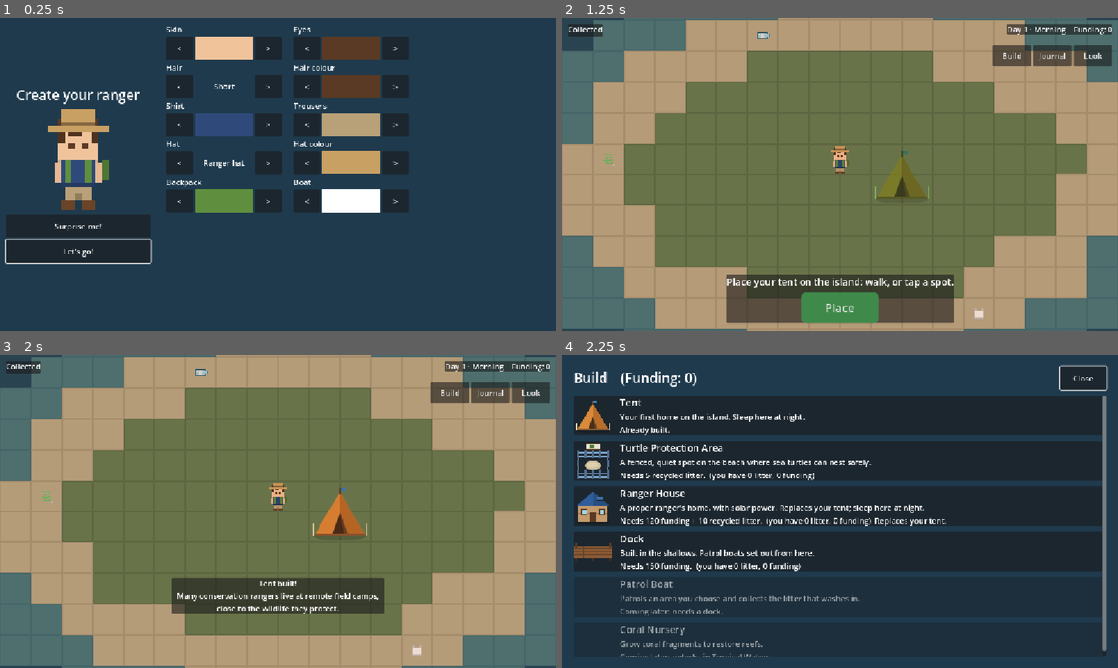
Above: before the commit, frames 1-4 (two rows, left to right).
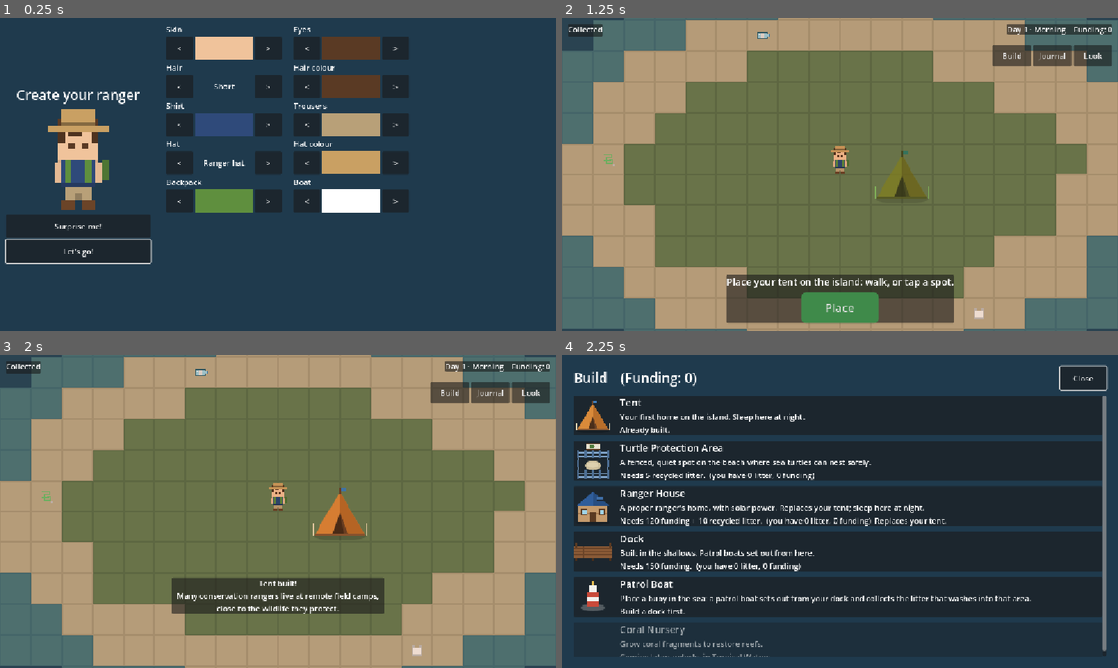
Above: after the commit, the same moments.

Repository: detronics-apps/ocean-haven
Game: Godot game, scene res://scenes/world/ocean_world.tscn
The game is run twice, just before and just after one commit, with the same random seed, the same clock (stepped at 60 frames per second) and the same inputs.
Inputs:
- Up to frame 1 (0.25 s): no input
- Up to frame 2 (1.25 s): click "Let's go!" at 0.5 s
- Up to frame 3 (2 s): click "Place" at 1.25 s
- Up to frame 4 (2.25 s): click "Build" at 2 s

Frames 1-3 are identical in both runs. In frame 4, 1.2% of the frame differs, in the area x 3-85%, y 71-84%.

Commit message:
Dock + patrol boat: automated litter collection
- Patrol Boat in the Build menu (needs a Dock, 100 funding): place a
  buoy in the sea; its boat cruises the area (faint circle, radius 160)
  and collects floating litter that washes in there — quietly, into
  the inventory — leaving beach litter and litter outside its area.
- It stays on the water: routes whose halfway point is land are skipped.
  (Starts at its buoy; sailing out from the dock needs route-finding.)
- Buildings can require another building and spawn a child scene.
- Inventory.add(announce=false) and Debris.collect() for quiet pickups.
- tests/test_patrol.gd.

Co-Authored-By: Claude Opus 5.5 <noreply@anthropic.com>

Diff:
--- /dev/null
+++ b/assets/boats/patrol_boat.svg
@@ -0,0 +1,9 @@
+<svg xmlns="http://www.w3.org/2000/svg" width="28" height="16" viewBox="0 0 28 16" shape-rendering="crispEdges">
+  <!-- Placeholder patrol boat, bow pointing right: white hull, blue stripe, cabin -->
+  <polygon points="1,5 21,5 27,9 21,14 3,14" fill="#2f4a7a"/>
+  <polygon points="2,6 20,6 25,9 20,13 4,13" fill="#f2f2ee"/>
+  <rect x="3" y="10" width="18" height="2" fill="#3f7fbf"/>
+  <rect x="8" y="2" width="8" height="5" fill="#d8dde2"/>
+  <rect x="12" y="3" width="3" height="2" fill="#9fd3e6"/>
+  <rect x="9" y="1" width="1" height="2" fill="#b04a3a"/>
+</svg>
--- /dev/null
+++ b/assets/buildings/patrol_buoy.svg
@@ -0,0 +1,8 @@
+<svg xmlns="http://www.w3.org/2000/svg" width="32" height="32" viewBox="0 0 32 32" shape-rendering="crispEdges">
+  <!-- Placeholder patrol-area buoy: red and white, with a small light -->
+  <ellipse cx="16" cy="25" rx="10" ry="3" fill="#ffffff" fill-opacity="0.25"/>
+  <rect x="11" y="12" width="10" height="12" fill="#c94a3a"/>
+  <rect x="11" y="16" width="10" height="3" fill="#f2f2ee"/>
+  <rect x="13" y="6" width="6" height="6" fill="#f2f2ee"/>
+  <rect x="15" y="3" width="2" height="3" fill="#e8c050"/>
+</svg>
--- a/data/buildings/patrol_boat.tres
+++ b/data/buildings/patrol_boat.tres
@@ -1,13 +1,19 @@
 [gd_resource type="Resource" script_class="BuildingData" format=3]
 
 [ext_resource type="Script" path="res://scripts/buildings/building_data.gd" id="1_h2gec"]
+[ext_resource type="PackedScene" path="res://scenes/player/patrol_boat.tscn" id="2_1sabf"]
+[ext_resource type="Texture2D" path="res://assets/buildings/patrol_buoy.svg" id="3_1iptj"]
 
 [resource]
 script = ExtResource("1_h2gec")
 id = &"patrol_boat"
 display_name = "Patrol Boat"
-description = "Patrols an area you choose and collects the litter that washes in."
+description = "Place a buoy in the sea: a patrol boat sets out from your dock and collects the litter that washes into that area."
 order = 4
-terrain = PackedStringArray("water")
-locked = true
-unlock_hint = "needs a dock."
+texture = ExtResource("3_1iptj")
+size = Vector2i(1, 1)
+terrain = PackedStringArray("", "water")
+cost_funding = 100
+requires = &"dock"
+spawns = ExtResource("2_1sabf")
+fact = "Stopping litter before it breaks into tiny pieces is far easier than cleaning up microplastics later."
--- /dev/null
+++ b/scenes/player/patrol_boat.tscn
@@ -0,0 +1,11 @@
+[gd_scene format=3]
+
+[ext_resource type="Script" path="res://scripts/player/patrol_boat.gd" id="1_ora4j"]
+[ext_resource type="Texture2D" path="res://assets/boats/patrol_boat.svg" id="2_y7trn"]
+
+[node name="PatrolBoat" type="Node2D" unique_id=576313202]
+script = ExtResource("1_ora4j")
+
+[node name="Hull" type="Sprite2D" parent="." unique_id=828097290]
+z_index = 5
+texture = ExtResource("2_y7trn")
--- a/scripts/buildings/build_mode.gd
+++ b/scripts/buildings/build_mode.gd
@@ -65,7 +65,17 @@
 	for other: Building in get_tree().get_nodes_in_group("buildings"):
 		if other.rect().intersects(footprint) and other.data.id != data.replaces:
 			return false
-	return _free or can_afford(data)
+	return has_requirement(data) and (_free or can_afford(data))
+
+
+## Whether whatever `data` depends on (e.g. a dock) has been built.
+func has_requirement(data: BuildingData) -> bool:
+	if data.requires == &"":
+		return true
+	for building: Building in get_tree().get_nodes_in_group("buildings"):
+		if building.data.id == data.requires:
+			return true
+	return false
 
 
 func can_afford(data: BuildingData) -> bool:
--- a/scripts/buildings/building.gd
+++ b/scripts/buildings/building.gd
@@ -18,6 +18,8 @@
 func _ready() -> void:
 	position = Vector2(cell * Terrain.TILE) + Vector2(data.size * Terrain.TILE) / 2.0
 	_sprite.texture = data.texture
+	if data.spawns:
+		add_child(data.spawns.instantiate())
 
 
 ## The footprint in tiles.
--- a/scripts/buildings/building_data.gd
+++ b/scripts/buildings/building_data.gd
@@ -30,6 +30,10 @@
 @export var locked := false
 ## Why it's locked / what unlocks it.
 @export var unlock_hint: String
+## Building id that must already exist before this can be built (e.g. "dock").
+@export var requires: StringName
+## Added as a child when it's built or loaded (e.g. the patrol buoy's boat).
+@export var spawns: PackedScene
 ## What interacting with it does: "" (nothing) or "sleep".
 @export var action: StringName
 ## Short, accurate fact shown when it's built.
--- /dev/null
+++ b/scripts/player/patrol_boat.gd
@@ -0,0 +1,68 @@
+class_name PatrolBoat
+extends Node2D
+## Works from a patrol buoy (its parent building) and looks after the sea around it:
+## cruises to random spots in its area and collects floating litter that washes
+## in there, quietly, into the ranger's inventory. Stays on the water.
+
+@export var radius := 160.0
+@export var speed := 70.0
+
+var _target := Vector2.ZERO
+
+@onready var _hull: Sprite2D = $Hull
+
+
+# ponytail: starts at its buoy rather than sailing out from the dock — that needs
+# route-finding around islands, which isn't worth it yet.
+func _ready() -> void:
+	_target = _pick_spot()
+
+
+func _process(delta: float) -> void:
+	var litter := _nearest_litter()
+	if litter:
+		_target = to_local(litter.global_position)
+		if _hull.position.distance_to(_target) < 10.0:
+			litter.collect(false)
+			_target = _pick_spot()
+	elif _hull.position.distance_to(_target) < 4.0:
+		_target = _pick_spot()
+	var step := _hull.position.move_toward(_target, speed * delta)
+	if step.x != _hull.position.x:
+		_hull.flip_h = step.x < _hull.position.x
+	_hull.position = step
+
+
+func _draw() -> void:
+	draw_arc(Vector2.ZERO, radius, 0.0, TAU, 64, Color(1, 1, 1, 0.25), 1.0)
+
+
+## Floating litter inside the patrol area, nearest the boat.
+func _nearest_litter() -> Debris:
+	var best: Debris = null
+	for debris: Debris in get_tree().get_nodes_in_group("debris"):
+		if not debris.floating or debris.is_queued_for_deletion():
+			continue
+		if debris.global_position.distance_to(global_position) > radius:
+			continue
+		if not _is_water((to_local(debris.global_position) + _hull.position) / 2.0):
+			continue  # the straight route would cross land
+		if not best or debris.global_position.distance_to(_hull.global_position) \
+				< best.global_position.distance_to(_hull.global_position):
+			best = debris
+	return best
+
+
+## A random spot on the water inside the area (local coordinates). The halfway
+## point must be water too, so it doesn't cut across a beach.
+func _pick_spot() -> Vector2:
+	for attempt in 20:
+		var spot := Vector2.from_angle(randf() * TAU) * randf() * radius
+		var halfway := (spot + _hull.position) / 2.0
+		if _is_water(spot) and _is_water(halfway):
+			return spot
+	return Vector2.ZERO
+
+
+func _is_water(local_point: Vector2) -> bool:
+	return Terrain.at(get_tree(), to_global(local_point)) in ["", "water"]
--- a/scripts/systems/inventory.gd
+++ b/scripts/systems/inventory.gd
@@ -10,9 +10,10 @@
 var _items: Dictionary[StringName, ItemData] = {}
 
 
-func add(item: ItemData, amount := 1) -> void:
+func add(item: ItemData, amount := 1, announce := true) -> void:
 	_set_count(item, count(item.id) + amount)
-	item_added.emit(item, _counts[item.id])
+	if announce:
+		item_added.emit(item, _counts[item.id])
 
 
 func count(id: StringName) -> int:
--- a/scripts/systems/save_system.gd
+++ b/scripts/systems/save_system.gd
@@ -24,7 +24,7 @@
 		return false
 	_world = world
 	load_from(world, PATH)
-	Inventory.item_added.connect(func(_i, _c): _dirty = true)
+	Inventory.changed.connect(func(_i, _c): _dirty = true)
 	Journal.discovered.connect(func(_a): _dirty = true)
 	Journal.observed.connect(func(_a): _dirty = true)
 	Journal.photographed.connect(func(_a, _c): _dirty = true)
--- a/scripts/ui/build_menu.gd
+++ b/scripts/ui/build_menu.gd
@@ -27,6 +27,8 @@
 		status = "Coming later: " + data.unlock_hint
 	elif data.unique and _exists(data.id):
 		status = "Already built."
+	elif data.requires and not _exists(data.requires):
+		status = "Build a %s first." % data.requires
 	else:
 		can_build = Inventory.total() >= data.cost_litter and Funding.balance >= data.cost_funding
 		status = _cost_text(data) + ("" if can_build else "  (you have %d litter, %d funding)" % [
--- a/scripts/world/debris.gd
+++ b/scripts/world/debris.gd
@@ -32,7 +32,13 @@
 
 
 func _on_body_entered(_body: Node2D) -> void:
-	Inventory.add(item)
+	collect()
+
+
+## Picks it up into the inventory. `announce` = false for quiet automatic
+## collection (patrol boats), so there's no note for every piece.
+func collect(announce := true) -> void:
+	Inventory.add(item, 1, announce)
 	if not spawned:
 		SaveGame.mark_collected(self)  # scene litter stays gone; washed-in litter just isn't saved any more
 	queue_free()
--- /dev/null
+++ b/tests/test_patrol.gd
@@ -0,0 +1,68 @@
+extends SceneTree
+## Patrol boat: needs a dock; sets out and collects floating litter inside its
+## area (quietly, into the inventory), leaves litter outside it alone, and never
+## drives onto land.
+## Run: godot --headless --path . --script res://tests/test_patrol.gd --quit-after 200000
+
+var _failed := false
+
+
+func _initialize() -> void:
+	await process_frame
+	var funding := root.get_node("Funding")  # autoloads: looked up at runtime
+	var inventory := root.get_node("Inventory")
+	var world: Node = load("res://scenes/world/ocean_world.tscn").instantiate()
+	root.add_child(world)
+	for d in get_nodes_in_group("debris"):
+		d.free()  # a clean sea, so we know exactly what's out there
+	var build_mode: Node = world.get_node("BuildMode")
+	var patrol: Resource = load("res://data/buildings/patrol_boat.tres")
+	funding.earn(1000, "test")
+
+	build_mode.start(patrol)
+	_expect(not build_mode.can_place(patrol, Vector2i(-20, 0)), "needs a dock first")
+	build_mode.add_building(load("res://data/buildings/dock.tres"), Vector2i(-1, 6))
+	_expect(build_mode.place_at(Vector2i(-20, 0)), "buoy placed in the open sea")
+	var buoy: Node2D = get_nodes_in_group("buildings").filter(func(b: Node) -> bool: return b.data.id == &"patrol_boat")[0]
+	var boat: Node2D = buoy.get_node("PatrolBoat")
+	var hull: Node2D = boat.get_node("Hull")
+
+	var spawner: Node = world.get_node("LitterSpawner")
+	spawner.set_process(false)  # only our test litter
+	var bag: Resource = load("res://data/items/plastic_bag.tres")
+	var inside: Node2D = spawner.spawn_at(bag, buoy.global_position + Vector2(90, 40), true)
+	var outside: Node2D = spawner.spawn_at(bag, buoy.global_position + Vector2(400, 0), true)
+	var notes := [0]
+	inventory.item_added.connect(func(_i, _c) -> void: notes[0] += 1)
+
+	var on_land := false
+	for i in 900:
+		await physics_frame
+		on_land = on_land or _terrain(hull.global_position) in ["sand", "grass"]
+		if not is_instance_valid(inside):
+			break
+	_expect(not is_instance_valid(inside), "collected the litter inside its area")
+	_expect(inventory.count(&"plastic_bag") == 1, "the litter went into the inventory")
+	_expect(notes[0] == 0, "quietly (no note for each piece)")
+	for i in 120:
+		await physics_frame
+		on_land = on_land or _terrain(hull.global_position) in ["sand", "grass"]
+	_expect(is_instance_valid(outside), "left litter outside its area alone")
+	_expect(not on_land, "stayed on the water")
+
+	if not _failed:
+		print("PASS")
+	quit(1 if _failed else 0)
+
+
+func _terrain(point: Vector2) -> String:
+	for ground: TileMapLayer in get_nodes_in_group("ground"):
+		var tile := ground.get_cell_tile_data(ground.local_to_map(ground.to_local(point)))
+		if tile:
+			return tile.get_custom_data("terrain")
+	return ""
+
+
+func _expect(ok: bool, what: String) -> void:
+	print("%s: %s" % [what, "ok" if ok else "FAILED"])
+	_failed = _failed or not ok
Not shown, added: assets/boats/patrol_boat.svg.import
Not shown, added: assets/buildings/patrol_buoy.svg.import
Not shown, added: scripts/player/patrol_boat.gd.uid
Not shown, added: tests/test_funding.gd.uid
Not shown, added: tests/test_patrol.gd.uid
Not shown, changed: CLAUDE.md
